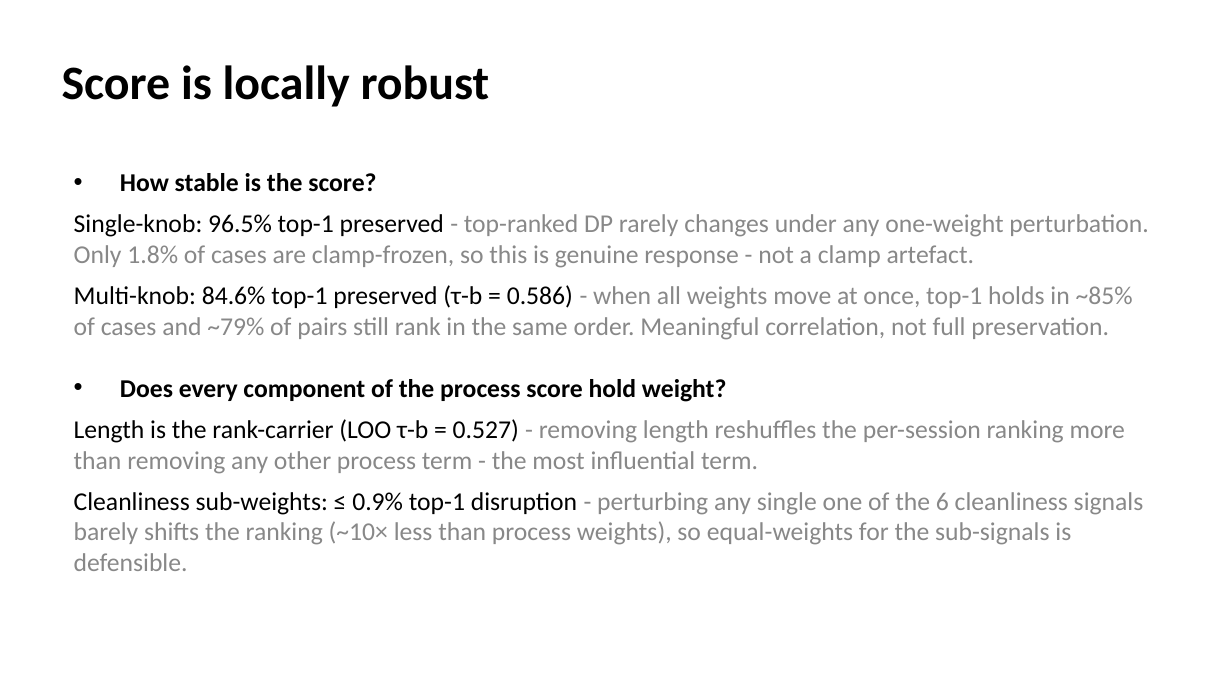
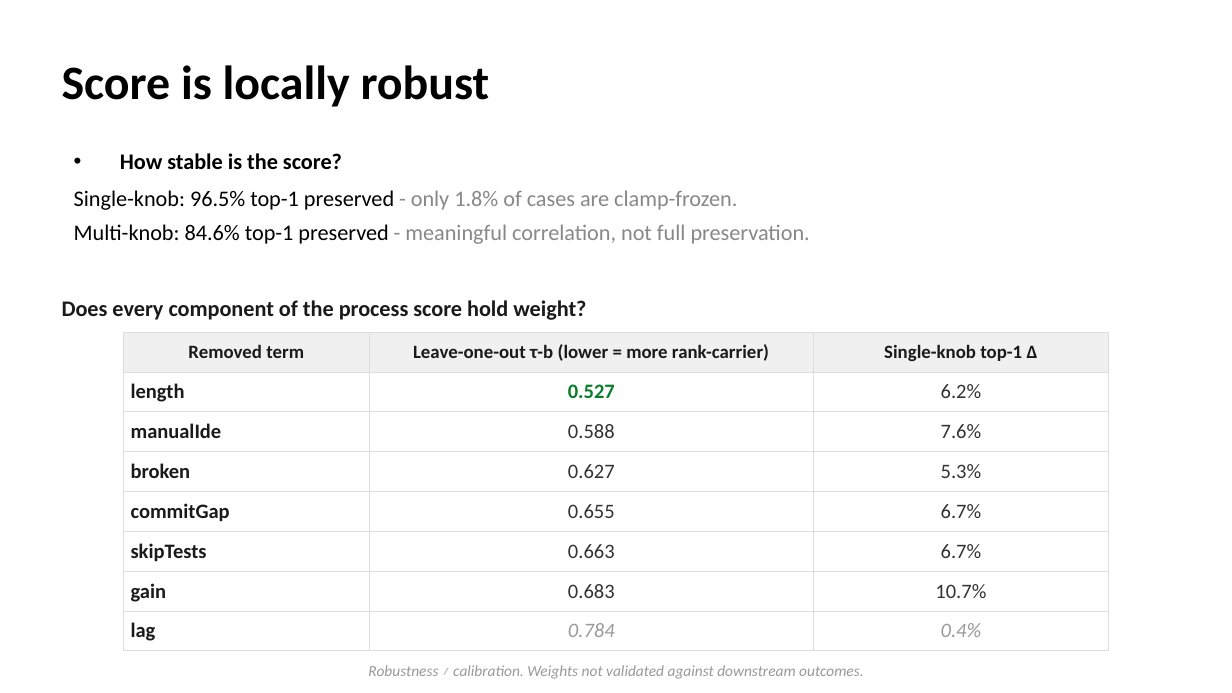
Before and after one commit to EthanHosier/fyp, a slide deck: slide 21 of presentation/slides.pptx. Drawn at 1232x693 pixels with LibreOffice and Linux fonts; fonts in the diff are those of the drawing. Boxes give left, top, right and bottom in pixels: in the first picture for what was removed or moved away, otherwise in the second. Text is boxed around its words. In the diff, an @@ line names an element or a change of style, - is before the commit and + after.

```diff
--- a/presentation/slides.pptx
+++ b/presentation/slides.pptx
@@ text "How stable is the score?": place and size @@
-text "How stable is the score?" at [74,173,1148,571]
+text "How stable is the score?" at [74,153,810,244]
@@ text at [120,153,342,169]: size 15 to 13 pt in "How stable is the score?" @@
@@ text at [74,190,810,244]: text changed; size 15 to 13 pt @@
-  • Single-knob: 96.5% top-1 preserved - top-ranked DP rarely changes under any one-weight perturbation. Only 1.8% of cases are clamp-frozen, so this is genuine response - not a clamp artefact.
-  • Multi-knob: 84.6% top-1 preserved (τ-b = 0.586) - when all weights move at once, top-1 holds in ~85% of cases and ~79% of pairs still rank in the same order. Meaningful correlation, not full preservation.
-• Does every component of the process score hold weight?
-  • Length is the rank-carrier (LOO τ-b = 0.527) - removing length reshuffles the per-session ranking more than removing any other process term - the most influential term.
-  • Cleanliness sub-weights: ≤ 0.9% top-1 disruption - perturbing any single one of the 6 cleanliness signals barely shifts the ranking (~10× less than process weights), so equal-weights for the sub-signals is defensible.
+  • Single-knob: 96.5% top-1 preserved - only 1.8% of cases are clamp-frozen.
+  • Multi-knob: 84.6% top-1 preserved - meaningful correlation, not full preservation.
@@ text added at [62,300,586,320], 13 pt, text #1A1A1A, bold @@
+Does every component of the process score hold weight?
@@ table added at [123,333,1109,645], 8 rows, 3 columns @@
+Removed term | Leave-one-out τ-b (lower = more rank-carrier) | Single-knob top-1 Δ
+length | 0.527 | 6.2%
+manualIde | 0.588 | 7.6%
+broken | 0.627 | 5.3%
+commitGap | 0.655 | 6.7%
+skipTests | 0.663 | 6.7%
+gain | 0.683 | 10.7%
+lag | 0.784 | 0.4%
@@ text added at [368,665,863,679], 9 pt, text #999999, italic @@
+Robustness ≠ calibration. Weights not validated against downstream outcomes.
```
Also in this commit, not shown: 5 other slides changed, 1 slide added, 1 slide removed, 4 other files.
